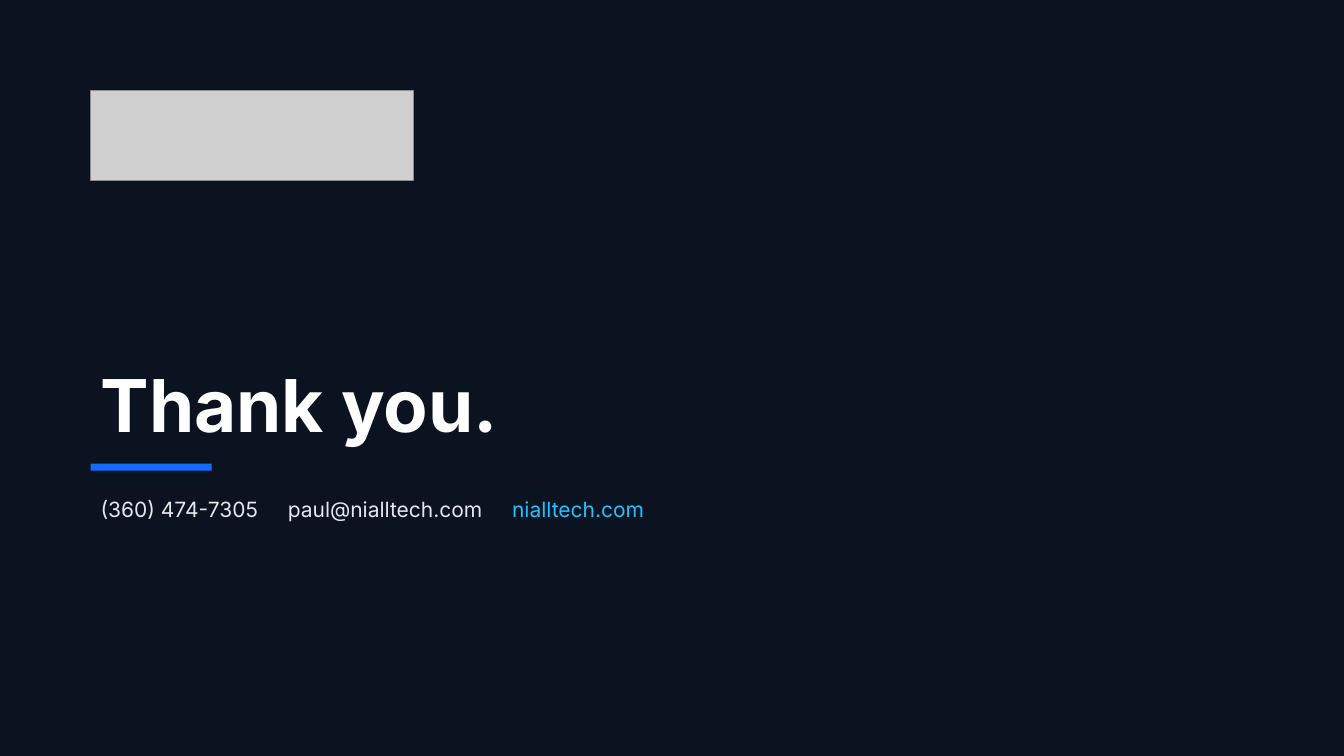
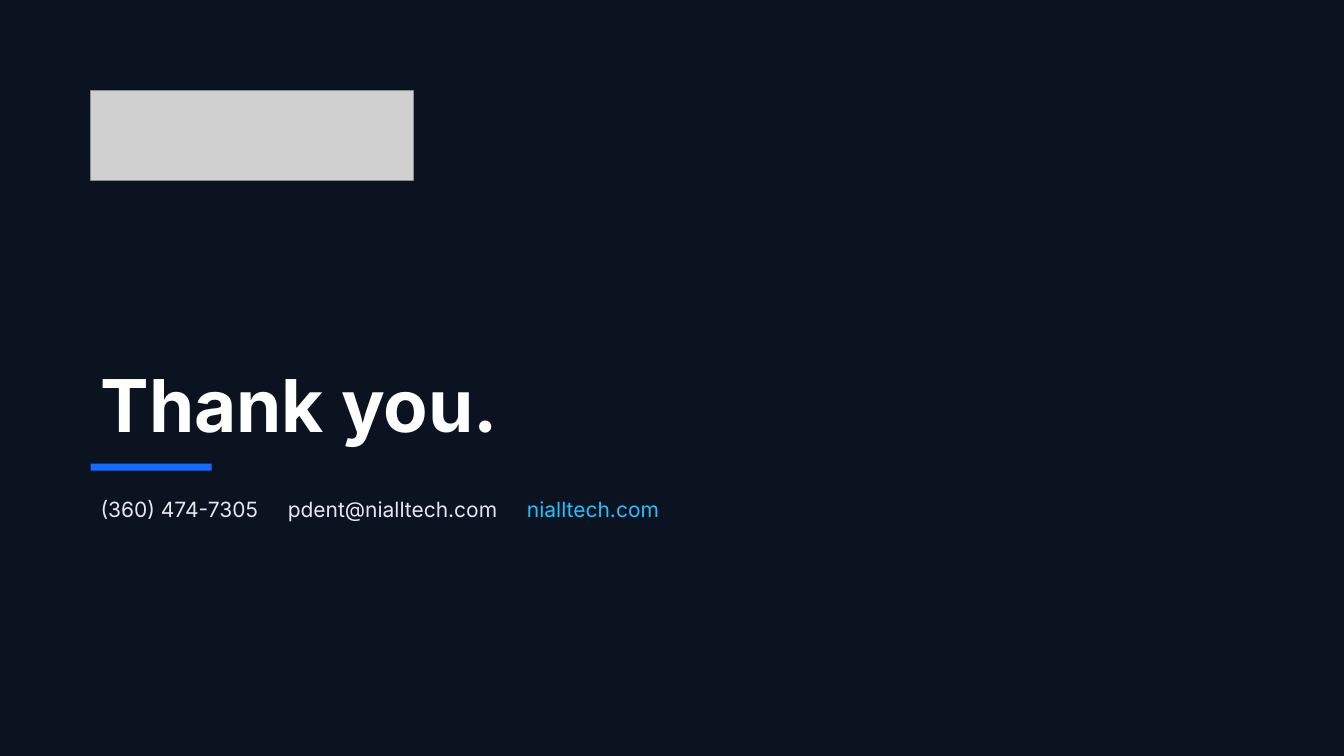
Before and after one commit to MyDwellingHQ/nialltech-web, a slide deck: slide 4 of public/brand/office/niall-tech-presentation-template.pptx. Drawn at 1344x756 pixels with LibreOffice and Linux fonts; fonts in the diff are those of the drawing; grey boxes stand for pictures. Boxes give left, top, right and bottom in pixels: in the first picture for what was removed or moved away, otherwise in the second. Text is boxed around its words. In the diff, an @@ line names an element or a change of style, - is before the commit and + after.

```diff
--- a/public/brand/office/niall-tech-presentation-template.pptx
+++ b/public/brand/office/niall-tech-presentation-template.pptx
@@ text at bbox=[101, 500, 659, 522]: text changed @@
-(360) 474-7305 paul@nialltech.com nialltech.com
+(360) 474-7305 pdent@nialltech.com nialltech.com
```
Also in this commit, not shown: 35 other files.
